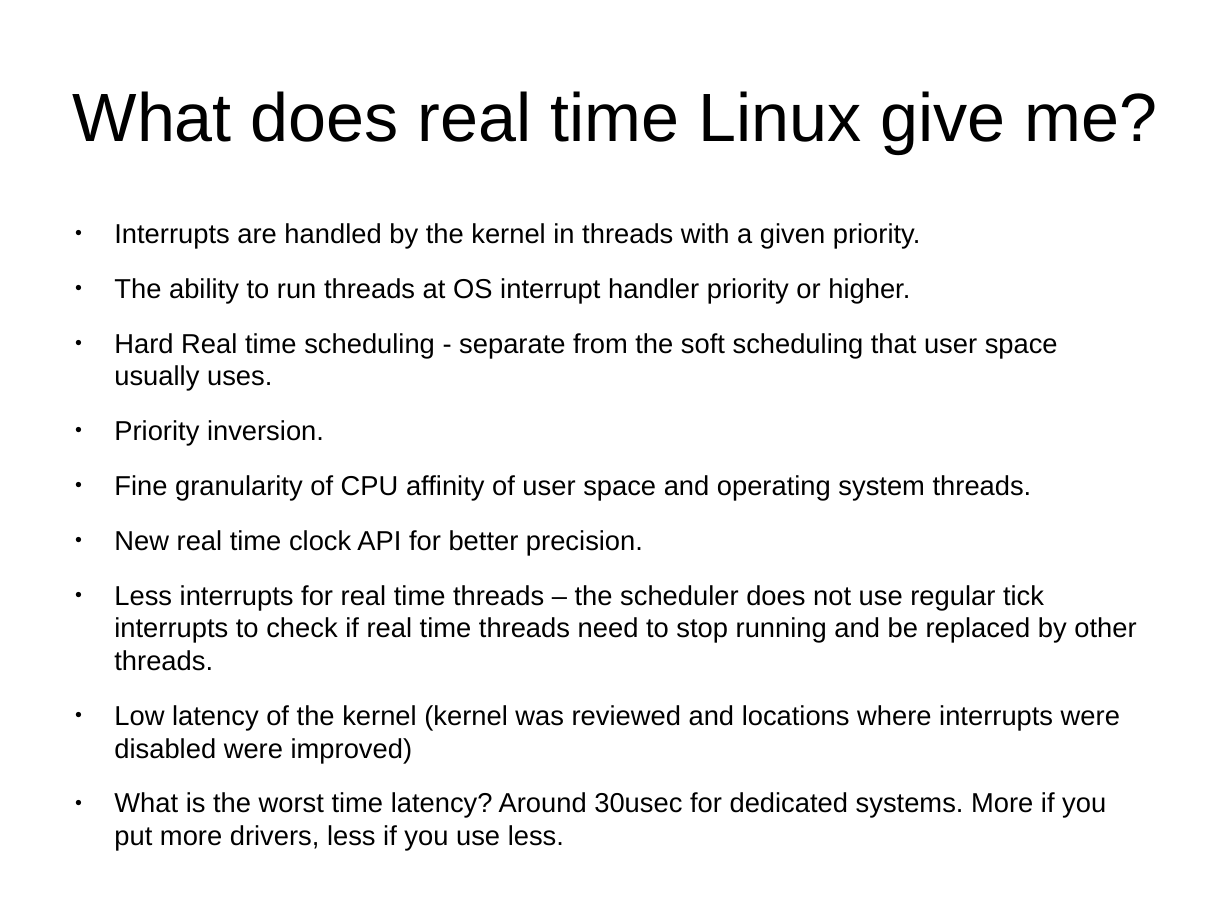
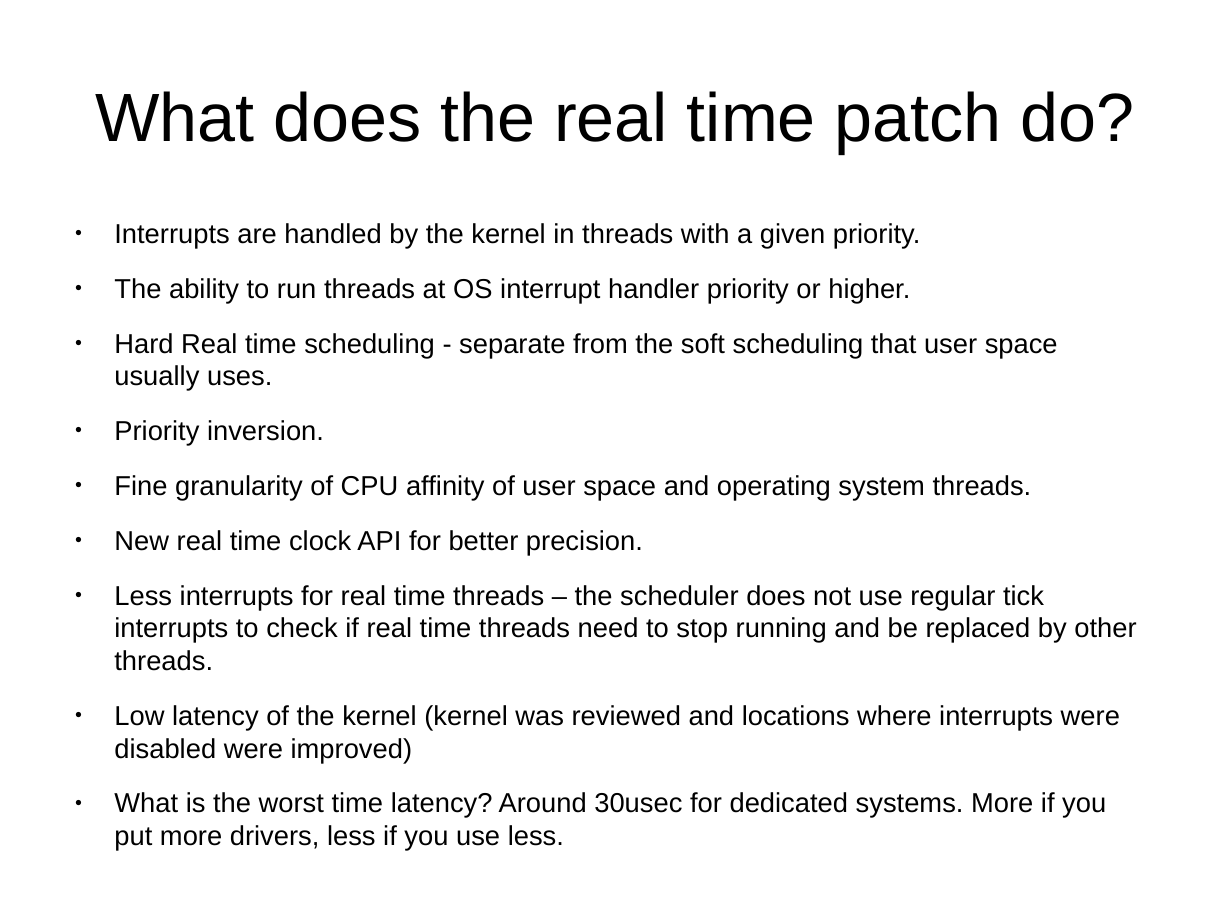
Before and after one commit to kalmuthu/slides, a slide deck: slide 14 of odp/realtime.odp (slide 13 before the commit). Drawn at 1232x924 pixels with LibreOffice and Linux fonts; fonts in the diff are those of the drawing. Boxes give left, top, right and bottom in pixels: in the first picture for what was removed or moved away, otherwise in the second. Text is boxed around its words. In the diff, an @@ line names an element or a change of style, - is before the commit and + after.

Commit message:
improved the real time slides

```diff
--- a/odp/realtime.odp
+++ b/odp/realtime.odp
@@ title at [95, 91, 1135, 153]: text changed @@
-What does real time Linux give me?
+What does the real time patch do?
```
Also in this commit, not shown: 11 other slides changed, 9 slides added.
